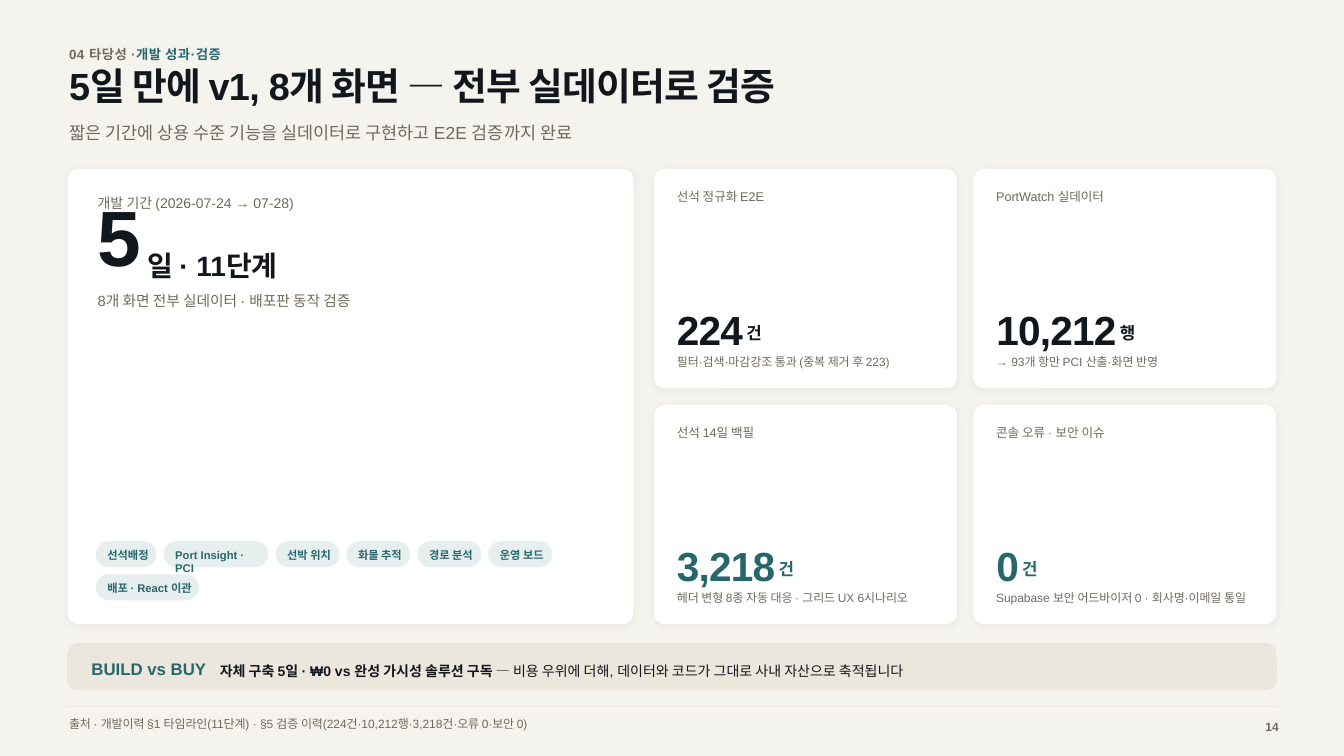
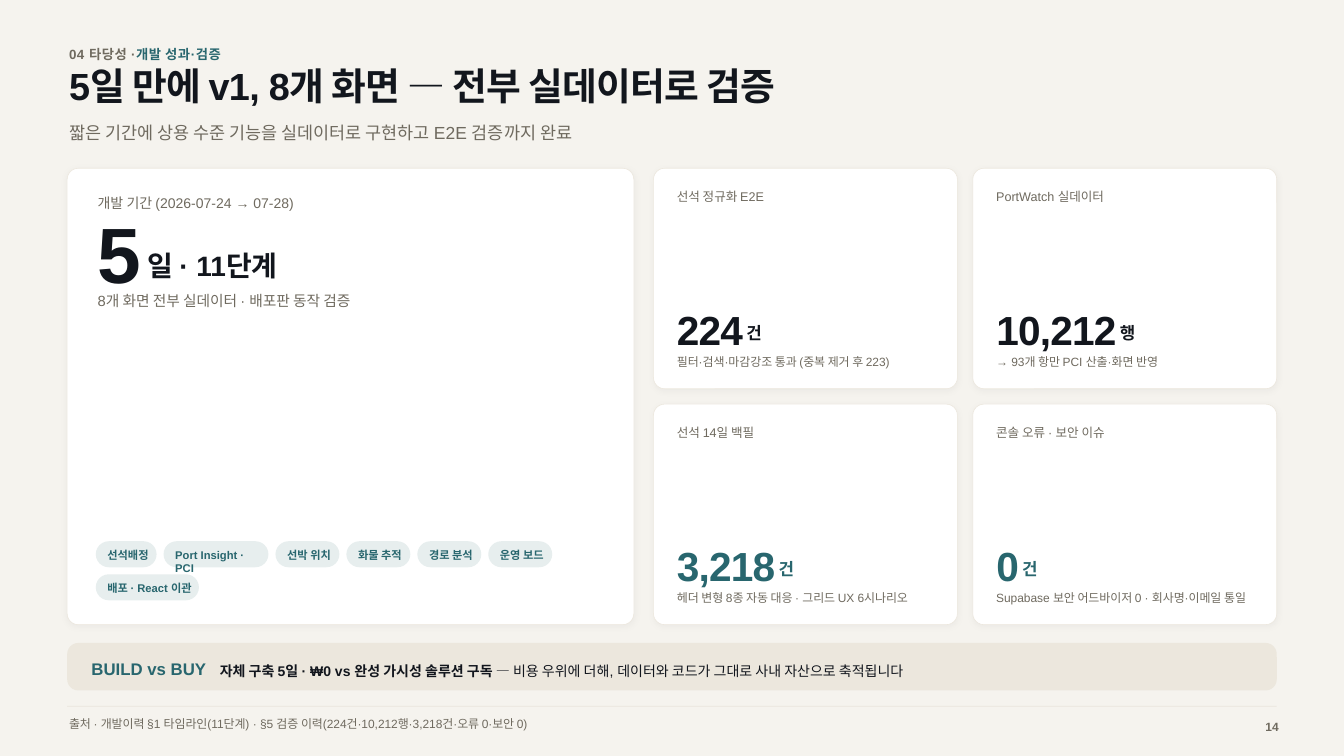
Before and after one commit to sitditrd/AI_SCM, a slide deck: slide 17 of PRJ_2026/발표자료/AI기반 글로벌 공급망 컨트롤타워_GlobalFont.pptx. Drawn at 1344x756 pixels with LibreOffice and Linux fonts; fonts in the diff are those of the drawing. Boxes give left, top, right and bottom in pixels: in the first picture for what was removed or moved away, otherwise in the second. Text is boxed around its words. In the diff, an @@ line names an element or a change of style, - is before the commit and + after.

```diff
--- a/PRJ_2026/발표자료/AI기반 글로벌 공급망 컨트롤타워_GlobalFont.pptx
+++ b/PRJ_2026/발표자료/AI기반 글로벌 공급망 컨트롤타워_GlobalFont.pptx
@@ text "5" rewrapped from [98, 203, 142, 267] to [98, 229, 142, 297] @@
```
Also in this commit, not shown: 11 other slides changed.
